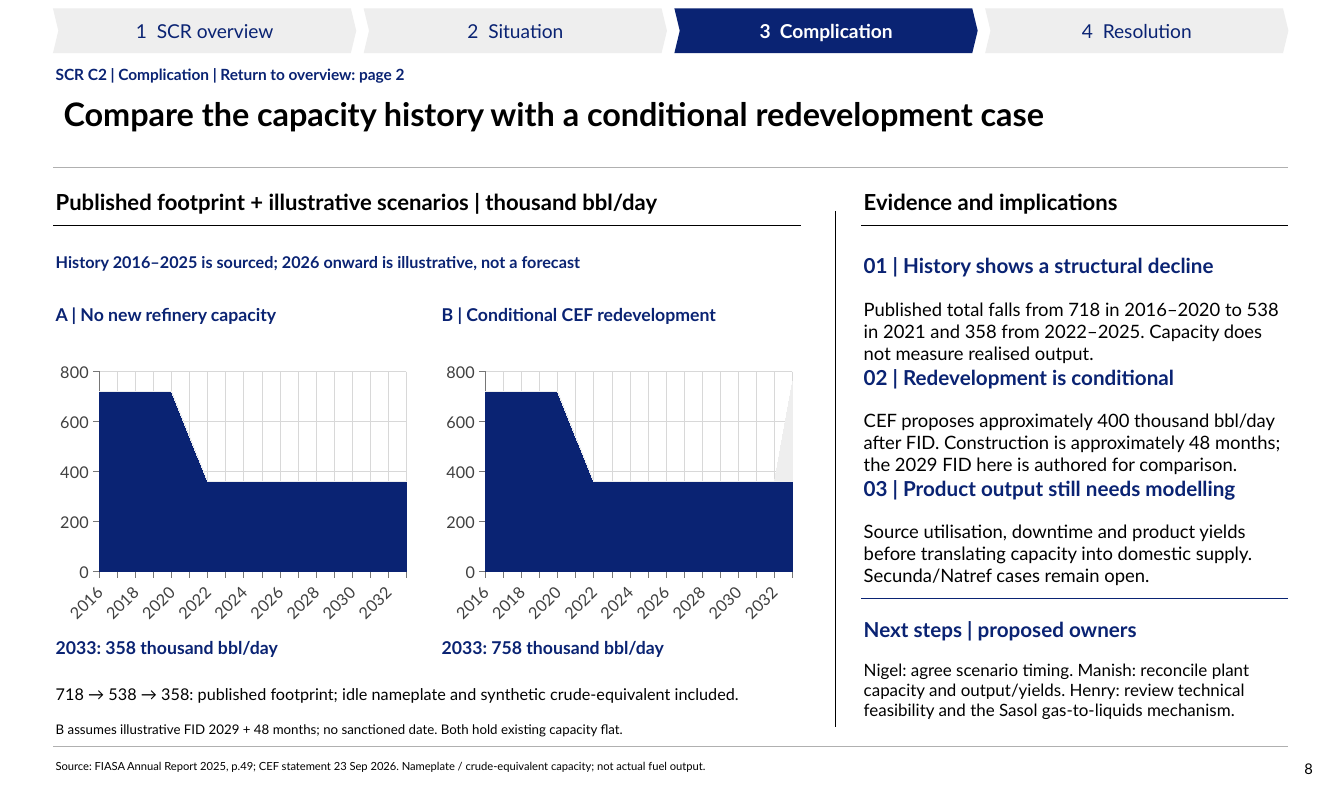
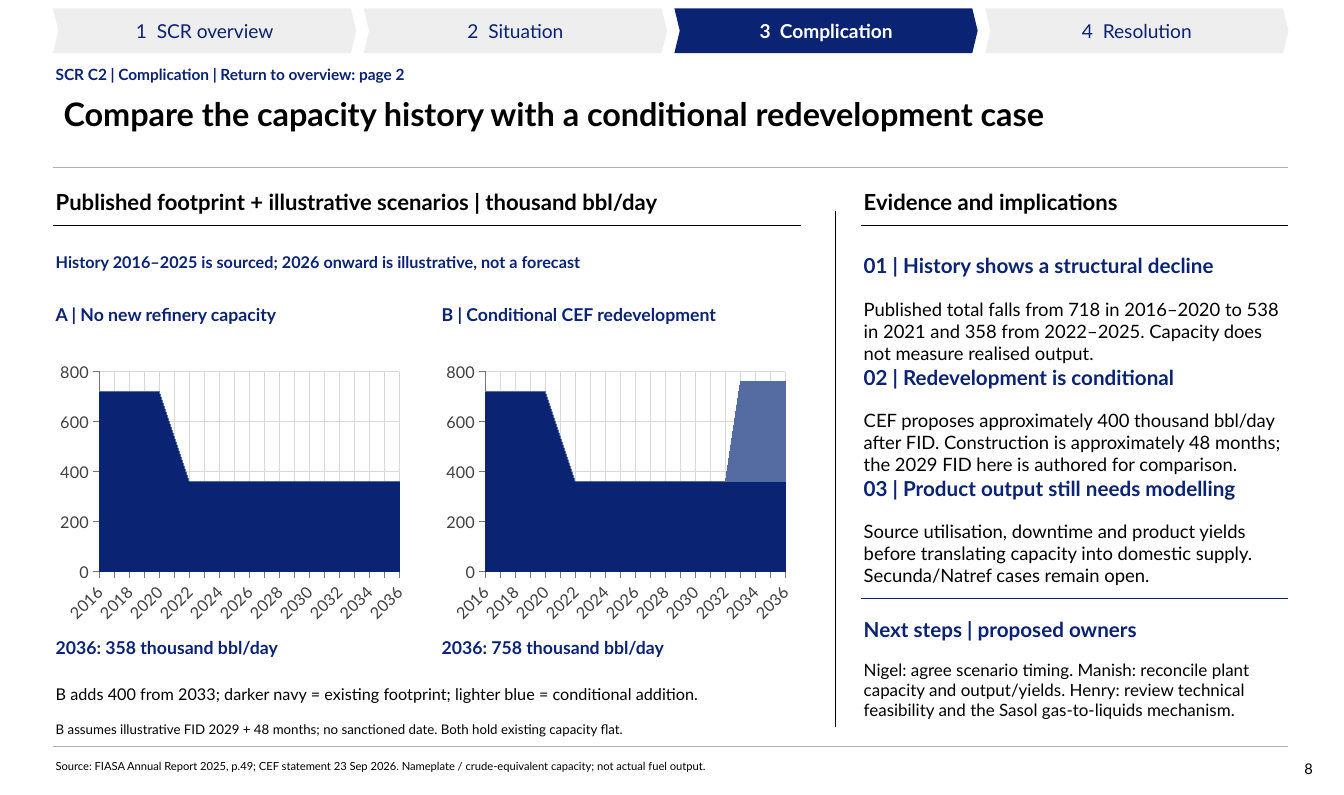
Before and after one commit to Africa-International-Advisors/liquid_fuels_model, a slide deck: slide 8 of pptx/output/delivered/Vopak_Week1_Analytical_Pack_2026_10_06.pptx. Drawn at 1344x795 pixels with LibreOffice and Linux fonts; fonts in the diff are those of the drawing; background and template pictures are left out. Boxes give left, top, right and bottom in pixels: in the first picture for what was removed or moved away, otherwise in the second. Text is boxed around its words. In the diff, an @@ line names an element or a change of style, - is before the commit and + after.

```diff
--- a/pptx/output/delivered/Vopak_Week1_Analytical_Pack_2026_10_06.pptx
+++ b/pptx/output/delivered/Vopak_Week1_Analytical_Pack_2026_10_06.pptx
@@ area stacked chart at (53,356,414,629) @@
-categories: 2016, 2017, 2018, 2019, 2020, 2021, 2022, 2023, 2024, 2025, 2026, 2027, 2028, 2029, 2030, 2031, 2032, 2033
+categories: 2016, 2017, 2018, 2019, 2020, 2021, 2022, 2023, 2024, 2025, 2026, 2027, 2028, 2029, 2030, 2031, 2032, 2033, 2034, 2035, 2036
-Series 1: 720, 720, 720, 720, 720, 540, 360, 360, 360, 360, 360, 360, 360, 360, 360, 360, 360, 360
+Series 1: 720, 720, 720, 720, 720, 540, 360, 360, 360, 360, 360, 360, 360, 360, 360, 360, 360, 360, 360, 360, 360
-Series 2: 0, 0, 0, 0, 0, 0, 0, 0, 0, 0, 0, 0, 0, 0, 0, 0, 0, 0
+Series 2: 0, 0, 0, 0, 0, 0, 0, 0, 0, 0, 0, 0, 0, 0, 0, 0, 0, 0, 0, 0, 0
@@ colour of Series 2 #EEEEEE to #546CA2 @@
@@ area stacked chart at (439,356,800,629) @@
-categories: 2016, 2017, 2018, 2019, 2020, 2021, 2022, 2023, 2024, 2025, 2026, 2027, 2028, 2029, 2030, 2031, 2032, 2033
+categories: 2016, 2017, 2018, 2019, 2020, 2021, 2022, 2023, 2024, 2025, 2026, 2027, 2028, 2029, 2030, 2031, 2032, 2033, 2034, 2035, 2036
-Series 1: 720, 720, 720, 720, 720, 540, 360, 360, 360, 360, 360, 360, 360, 360, 360, 360, 360, 360
+Series 1: 720, 720, 720, 720, 720, 540, 360, 360, 360, 360, 360, 360, 360, 360, 360, 360, 360, 360, 360, 360, 360
-Series 2: 0, 0, 0, 0, 0, 0, 0, 0, 0, 0, 0, 0, 0, 0, 0, 0, 0, 400
+Series 2: 0, 0, 0, 0, 0, 0, 0, 0, 0, 0, 0, 0, 0, 0, 0, 0, 0, 400, 400, 400, 400
@@ colour of Series 2 #EEEEEE to #546CA2 @@
@@ text at (56,641,278,657): text changed @@
-2033: 358 thousand bbl/day
+2036: 358 thousand bbl/day
@@ text at (442,641,664,657): text changed @@
-2033: 758 thousand bbl/day
+2036: 758 thousand bbl/day
@@ text at (56,688,698,703): text changed @@
-718 → 538 → 358: published footprint; idle nameplate and synthetic crude-equivalent included.
+B adds 400 from 2033; darker navy = existing footprint; lighter blue = conditional addition.
```
Also in this commit, not shown: 2 other slides changed, 7 other files.
